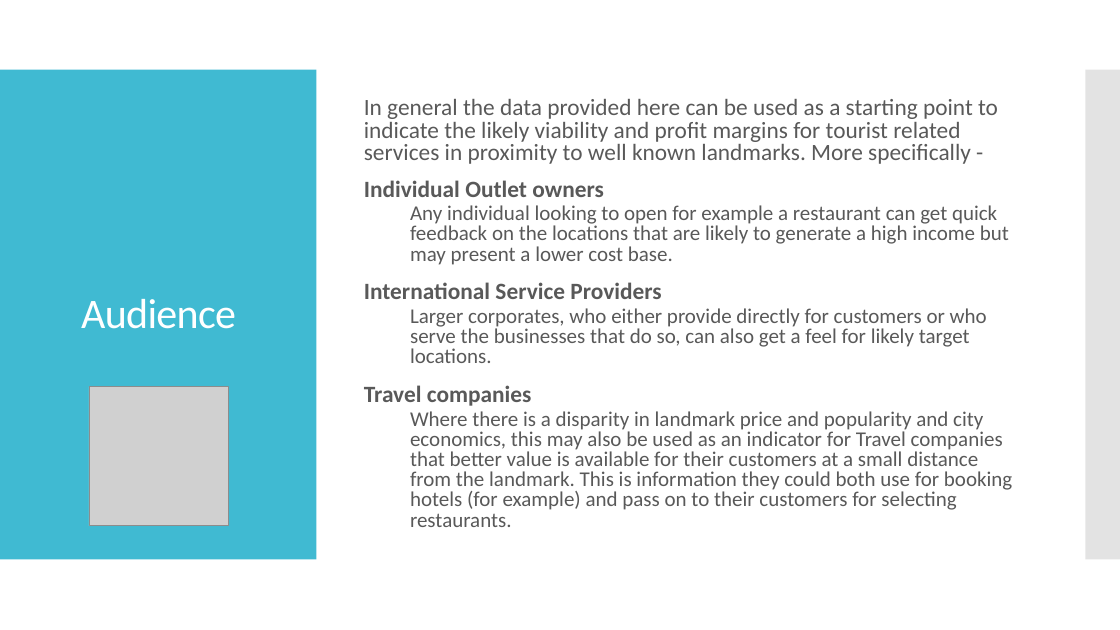
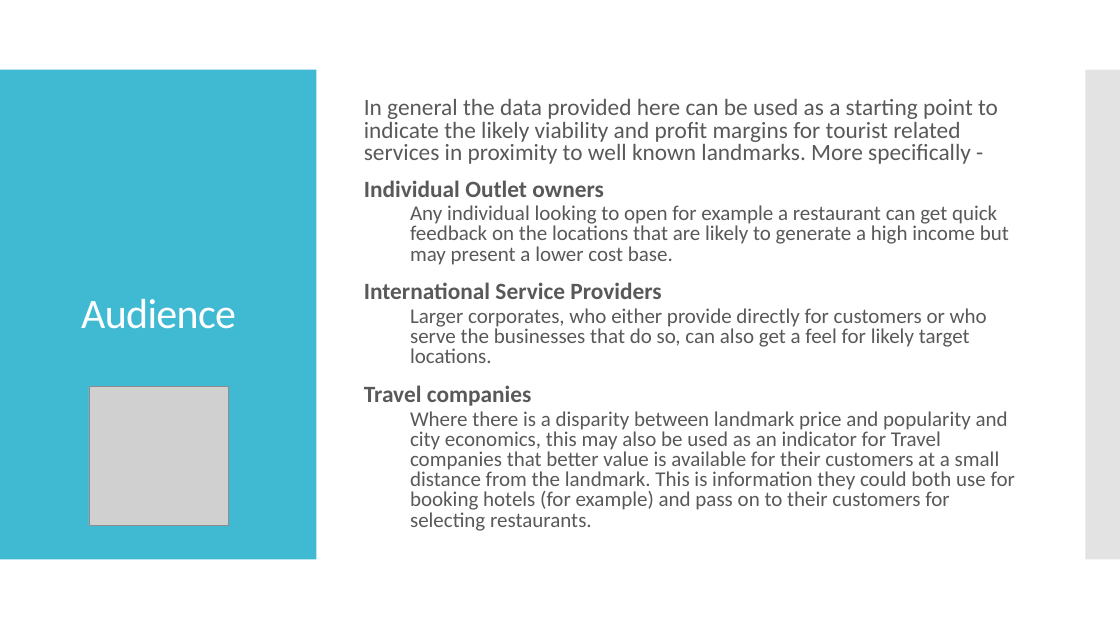
Before and after one commit to bill-looby/Coursera_Capstone, a slide deck: slide 3 of ReportIntro.pptx. Drawn at 1120x630 pixels with LibreOffice and Linux fonts; fonts in the diff are those of the drawing; grey boxes stand for pictures. Boxes give left, top, right and bottom in pixels: in the first picture for what was removed or moved away, otherwise in the second. Text is boxed around its words. In the diff, an @@ line names an element or a change of style, - is before the commit and + after.

```diff
--- a/ReportIntro.pptx
+++ b/ReportIntro.pptx
@@ text at (410,411,1015,531): text changed @@
-  Where there is a disparity in landmark price and popularity and city economics, this may also be used as an indicator for Travel companies that better value is available for their customers at a small distance from the landmark. This is information they could both use for booking hotels (for example) and pass on to their customers for selecting restaurants.
+  Where there is a disparity between landmark price and popularity and city economics, this may also be used as an indicator for Travel companies that better value is available for their customers at a small distance from the landmark. This is information they could both use for booking hotels (for example) and pass on to their customers for selecting restaurants.
```
Also in this commit, not shown: 3 other slides changed.
